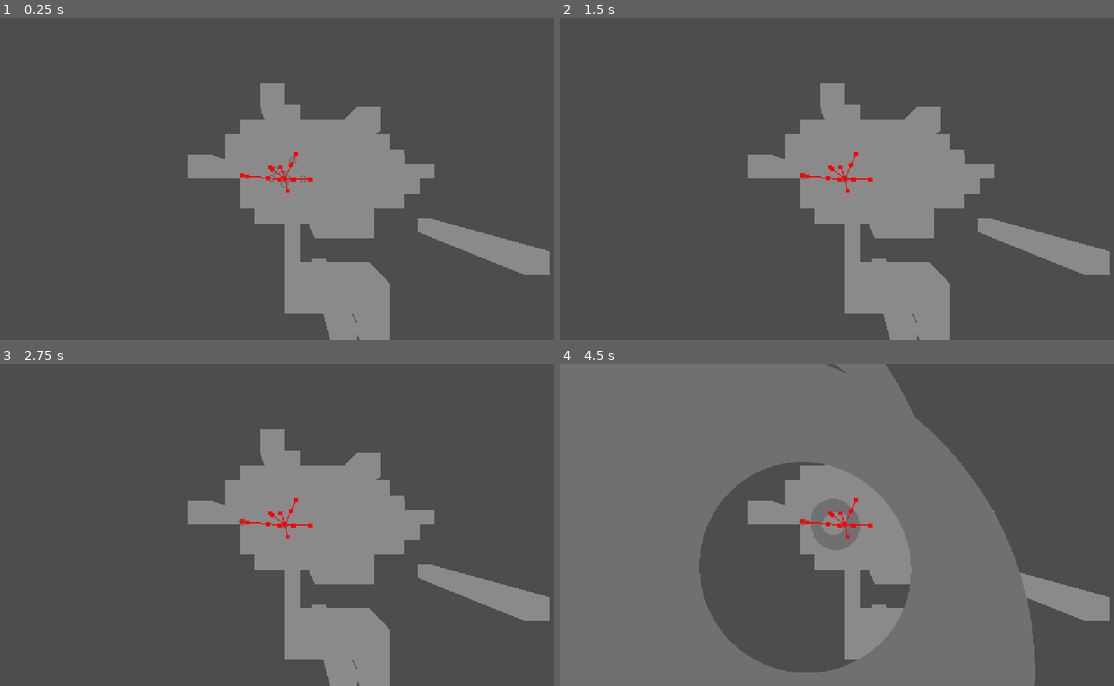
Above: before the commit, frames 1-4 (two rows, left to right).
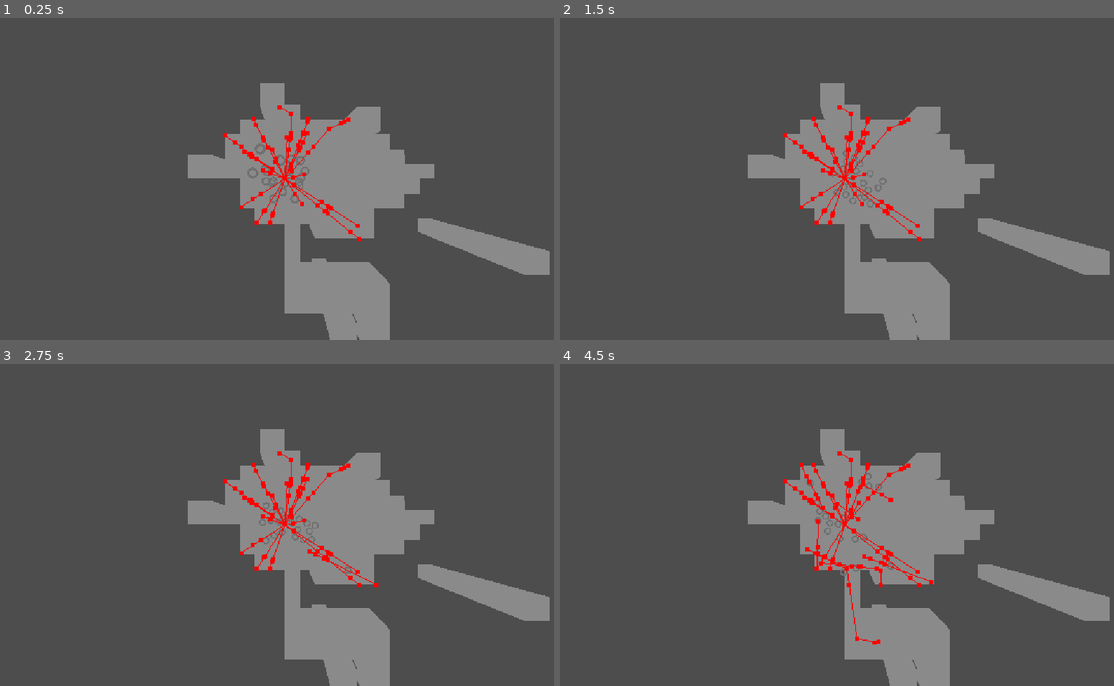
Above: after the commit, the same moments.

Repository: AlexLietha/Slacker
Game: Godot game, scene res://Scenes/Rats/rats_test.tscn
The game is run twice, just before and just after one commit, with the same random seed, the same clock (stepped at 60 frames per second) and the same inputs. This scene is started directly instead of the project's main scene.
Inputs (mouse positions are in pixels of both pictures, inside the frame that each line leads up to):
- Up to frame 1 (0.25 s): no input
- Up to frame 2 (1.5 s): tap Enter (ui_accept) at 0.5, 0.77 s; move the mouse to (975, 162) at 0.52 s; hold D (moveRight) 0.53-1.28 s; tap E (Click e) at 0.6 s; move the mouse to (731, 195) at 1.27 s; hold S (moveBack) from 1.28 s (still down); right-click (731, 195) at 1.35 s
- Up to frame 3 (2.75 s): tap Enter (ui_accept) at 1.52 s; move the mouse to (343, 454) at 2.02 s; release S (moveBack) at 2.03 s; hold D (moveRight) from 2.03 s (still down); tap E (Click e) at 2.1 s
- Up to frame 4 (4.5 s): move the mouse to (820, 589) at 2.77 s; release D (moveRight) at 2.78 s; hold W (moveForward) 2.78-3.53 s; right-click (820, 589) at 2.85 s; tap Enter (ui_accept) at 3.02, 3.77 s; move the mouse to (1019, 573) at 3.52 s; hold A (moveLeft) from 3.53 s (still down); tap E (Click e) at 3.6 s; move the mouse to (676, 476) at 4.27 s; right-click (676, 476) at 4.35 s

The runs differ from the first frame. In frame 1, 1.3% of the frame differs, in the area x 40-66%, y 27-70%; in frame 2, 1.2%; in frame 3, 1.3%; in frame 4, 59%, in the area x 0-86%, y 0-100%.

Commit message:
rat collisions

Diff:
--- a/slacker/Scenes/Rats/rat.gd
+++ b/slacker/Scenes/Rats/rat.gd
@@ -3,8 +3,6 @@
 
 const SPEED := 5
 
-#@onready var path_follower = $PathFollow3D
-signal finished_path(rat)
 
 #States
 enum State{
@@ -41,12 +39,13 @@
 			idle()
 		State.MOVING:
 			move()
-	#
+	move_and_slide()
+
 #func add_point(new_position : Vector3):
 	#curve.add_point(new_position)
 
 func idle():
-	print("idle")
+	#print("idle")
 	velocity = Vector3.ZERO
 	var target_position = get_new_target_location()
 
@@ -61,18 +60,23 @@
 	state = State.MOVING
 
 func move():
-	print("Moving")
+	#print("Moving")
 	var current_position = position
 	var next_position = navigation_agent_3d.get_next_path_position()
 	direction = (next_position - current_position).normalized()
-	velocity = direction * SPEED
-	move_and_slide()
+	navigation_agent_3d.velocity = direction * SPEED
 
 func get_new_target_location() -> Vector3:
 	return position + Vector3(randf_range(-10, 10), 0, randf_range(-10, 10))
 
 
+func _on_navigation_agent_3d_target_reached() -> void:
+	#print("reached area")
+	state = State.IDLE
 
-func _on_navigation_agent_3d_target_reached() -> void:
-	print("reached area")
-	state = State.IDLE
+
+
+
+func _on_navigation_agent_3d_velocity_computed(safe_velocity: Vector3) -> void:
+	velocity = safe_velocity
+	pass # Replace with function body.
--- a/slacker/Scenes/Rats/rat.tscn
+++ b/slacker/Scenes/Rats/rat.tscn
@@ -18,6 +18,8 @@
 script = ExtResource("1_mm47e")
 
 [node name="NavigationAgent3D" type="NavigationAgent3D" parent="." unique_id=1037872287]
+avoidance_enabled = true
+max_neighbors = 20
 debug_enabled = true
 debug_path_custom_color = Color(0, 1, 1, 1)
 
@@ -32,3 +34,4 @@
 shape = SubResource("CylinderShape3D_6ikeu")
 
 [connection signal="target_reached" from="NavigationAgent3D" to="." method="_on_navigation_agent_3d_target_reached"]
+[connection signal="velocity_computed" from="NavigationAgent3D" to="." method="_on_navigation_agent_3d_velocity_computed"]
--- a/slacker/Scenes/Rats/rats.tscn
+++ b/slacker/Scenes/Rats/rats.tscn
@@ -2,17 +2,5 @@
 
 [ext_resource type="Script" uid="uid://c6755mj6ylwtp" path="res://Scripts/Rats/rats.gd" id="1_3myus"]
 
-[sub_resource type="BoxShape3D" id="BoxShape3D_6ikeu"]
-size = Vector3(0.1, 0.1, 0.1)
-
-[node name="Rats" type="Node3D" unique_id=682855474 node_paths=PackedStringArray("collision_checker")]
+[node name="Rats" type="Node3D" unique_id=682855474]
 script = ExtResource("1_3myus")
-collision_checker = NodePath("Area3D")
-
-[node name="Area3D" type="Area3D" parent="." unique_id=751128100]
-input_ray_pickable = false
-
-[node name="CollisionShape3D" type="CollisionShape3D" parent="Area3D" unique_id=302700959]
-shape = SubResource("BoxShape3D_6ikeu")
-
-[connection signal="area_entered" from="Area3D" to="." method="_collision_checker_entered"]
--- a/slacker/Scenes/Rats/rats_test.tscn
+++ b/slacker/Scenes/Rats/rats_test.tscn
@@ -1,7 +1,7 @@
 [gd_scene format=3 uid="uid://cebd3unkxr7n"]
 
 [ext_resource type="MeshLibrary" uid="uid://csg8nl3jtx12x" path="res://Scenes/Rats/pathfindingmeshes.tres" id="1_k1ucv"]
-[ext_resource type="PackedScene" uid="uid://b8hneupbcyrxf" path="res://Scenes/Rats/rat.tscn" id="2_tftla"]
+[ext_resource type="PackedScene" uid="uid://dkqm4ek4nd2ng" path="res://Scenes/Rats/rats.tscn" id="2_k1ucv"]
 
 [sub_resource type="Sky" id="Sky_mln5q"]
 
@@ -34,23 +34,4 @@
 }
 metadata/_editor_floor_ = Vector3(0, -2, 0)
 
-[node name="Rat" parent="." unique_id=1360517736 instance=ExtResource("2_tftla")]
-transform = Transform3D(1, 0, 0, 0, 1, 0, 0, 0, 1, 3.223667, -0.5124482, 0.015611172)
-
-[node name="Rat2" parent="." unique_id=1664450168 instance=ExtResource("2_tftla")]
-transform = Transform3D(1, 0, 0, 0, 1, 0, 0, 0, 1, 1.1607459, -0.5124482, 0.015611172)
-
-[node name="Rat3" parent="." unique_id=35437126 instance=ExtResource("2_tftla")]
-transform = Transform3D(1, 0, 0, 0, 1, 0, 0, 0, 1, -0.50753045, -0.5124482, -1.5249729)
-
-[node name="Rat4" parent="." unique_id=472829425 instance=ExtResource("2_tftla")]
-transform = Transform3D(1, 0, 0, 0, 1, 0, 0, 0, 1, 1.3495364, -0.5124482, -3.1362932)
-
-[node name="Rat5" parent="." unique_id=1394496152 instance=ExtResource("2_tftla")]
-transform = Transform3D(1, 0, 0, 0, 1, 0, 0, 0, 1, -1.90933, -0.5124482, -1.5184519)
-
-[node name="Rat6" parent="." unique_id=716552991 instance=ExtResource("2_tftla")]
-transform = Transform3D(1, 0, 0, 0, 1, 0, 0, 0, 1, 0.32918167, -0.5124482, 1.4656014)
-
-[node name="Rat7" parent="." unique_id=415816598 instance=ExtResource("2_tftla")]
-transform = Transform3D(1, 0, 0, 0, 1, 0, 0, 0, 1, -0.7219658, -0.5124482, 0.015611172)
+[node name="Rats" parent="." unique_id=1663465543 instance=ExtResource("2_k1ucv")]
--- a/slacker/Scripts/Rats/rats.gd
+++ b/slacker/Scripts/Rats/rats.gd
@@ -5,84 +5,16 @@
 
 @export var num_of_rats := 20
 @export var spawn_point = Vector3(0,0,0)
-@export var collision_checker: Area3D
+
 
 var rat_scene = preload("uid://b8hneupbcyrxf")
 
-# Boundry for finding new point
-var min_x : int = -8
-var max_x : int = 8
-var min_z : int = -5
-var max_z : int = 5
 
 
 
 func _ready() -> void:
-	collision_checker.position = Vector3(-.4, -.125, 5.5)
 	for i in range(num_of_rats):
 		#Step 1: Spawn Rat
 		var new_rat = rat_scene.instantiate() as rat
 		add_child(new_rat)
-
-		#Step 2: Give rat new position
-		#new_rat.add_point(spawn_point)
-		set_next_curve_point(new_rat)
-
-
-		new_rat.finished_path.connect(set_next_curve_point)
 		rats.append(new_rat)
-
-#func _process(delta: float) -> void:
-	#if collision_checker.has_overlapping_areas():
-		#print("in area")
-
-func set_next_curve_point(curr_rat : rat) -> void:
-	var next_point = get_new_point(curr_rat.position)
-	while true:
-		if check_if_point_valid(next_point):
-			#curr_rat.add_point(next_point)
-			return
-
-
-func get_new_point(current_pos : Vector3) -> Vector3:
-	#var new_point = Vector3(
-	#current_pos.x + randf_range(min_x, max_x),
-	#0,
-	#current_pos.z + randf_range(min_z, max_z)
-	#)
-	var new_point = Vector3(
-		randf_range(min_x, max_x),
-		0,
-		randf_range(min_z, max_z)
-		)
-
-	return new_point
-
-
-
-
-
-
-func check_if_point_valid(point : Vector3) -> bool:
-	var flag = true
-
-	# point is out of bounds
-	if point.x < min_x || point.x > max_x || point.z < min_z || point.z > max_z:
-		flag = false
-
-	collision_checker.visible = true
-	collision_checker.position = point
-
-	if collision_checker.has_overlapping_areas():
-		print("point not accessible")
-		flag = false
-
-	collision_checker.visible = false
-	return flag
-
-
-
-
-func _collision_checker_entered(area: Area3D) -> void:
-	print("checker in area")
-	pass # Replace with function body.
